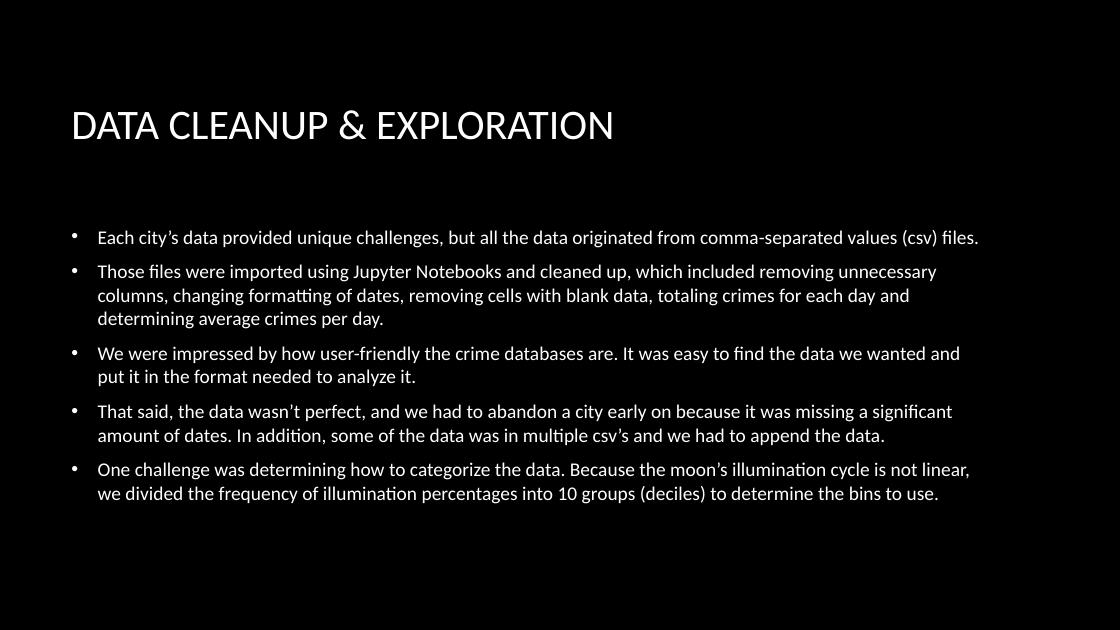
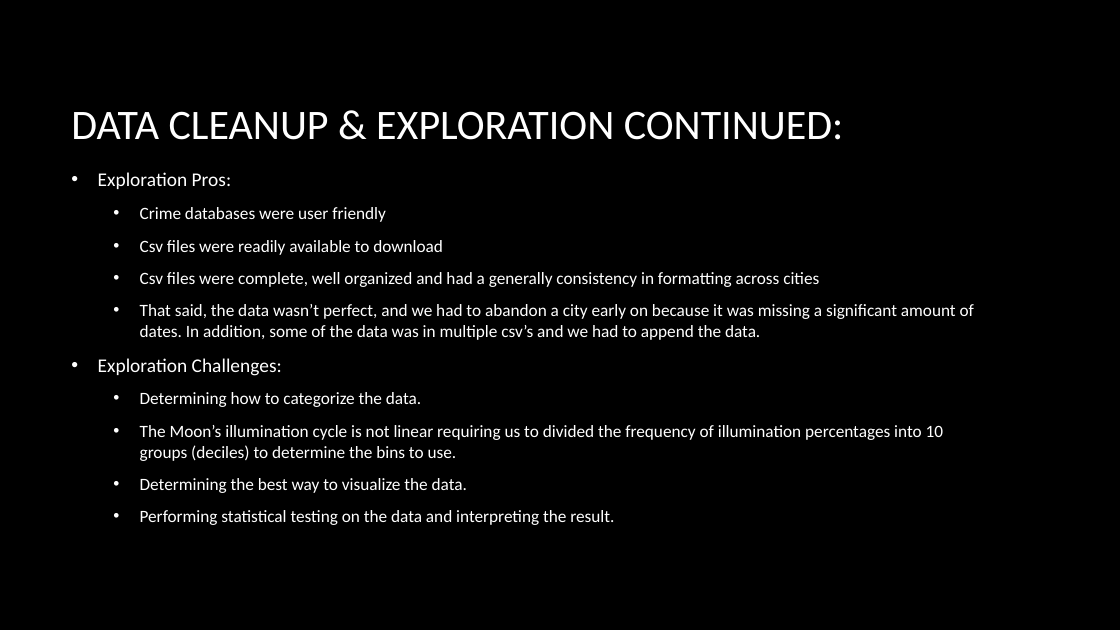
Before and after one commit to knwright/ProgressBar, a slide deck: slide 5 of Presentation.pptx (slide 4 before the commit). Drawn at 1120x630 pixels with LibreOffice and Linux fonts; fonts in the diff are those of the drawing; background and template pictures are left out. Boxes give left, top, right and bottom in pixels: in the first picture for what was removed or moved away, otherwise in the second. Text is boxed around its words. In the diff, an @@ line names an element or a change of style, - is before the commit and + after.

Commit message:
updated ppt

```diff
--- a/Presentation.pptx
+++ b/Presentation.pptx
@@ title at bbox=[71, 111, 843, 140]: text changed @@
-DATA CLEANUP & EXPLORATION
+DATA CLEANUP & EXPLORATION CONTINUED:
@@ text at bbox=[140, 207, 819, 287]: text changed; size 16.6 to 14.8 pt @@
-• Each city’s data provided unique challenges, but all the data originated from comma-separated values (csv) files.
-• Those files were imported using Jupyter Notebooks and cleaned up, which included removing unnecessary columns, changing formatting of dates, removing cells with blank data, totaling crimes for each day and determining average crimes per day.
-• We were impressed by how user-friendly the crime databases are. It was easy to find the data we wanted and put it in the format needed to analyze it.
+• Exploration Pros:
+  • Crime databases were user friendly
+  • Csv files were readily available to download
+  • Csv files were complete, well organized and had a generally consistency in formatting across cities
@@ text at bbox=[140, 304, 974, 340]: size 16.6 to 14.8 pt in "That said, the data wasn’t perfect, and ..."; list level 1 to 2 in "That said, the data wasn’t ..." @@
@@ text at bbox=[98, 358, 943, 525]: text changed; size 16.6 to 14.8 pt @@
-• One challenge was determining how to categorize the data. Because the moon’s illumination cycle is not linear, we divided the frequency of illumination percentages into 10 groups (deciles) to determine the bins to use.
+• Exploration Challenges:
+  • Determining how to categorize the data.
+  • The Moon’s illumination cycle is not linear requiring us to divided the frequency of illumination percentages into 10 groups (deciles) to determine the bins to use.
+  • Determining the best way to visualize the data.
+  • Performing statistical testing on the data and interpreting the result.
```
Also in this commit, not shown: 2 other slides changed, 4 slides added, 1 slide removed.
